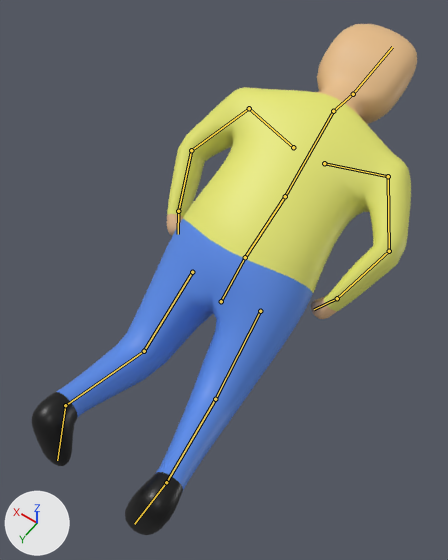
Renders of the Blender file Magical Mayhem/Assets/Graphics/Models/Wizard.blend from each side of a commit.
Both versions are drawn from a 50 mm lens placed at (-2.0, 1.28, 5.14), pointed at (0.11, -1.67, 0.5). Every picture has the same lights, and +X, +Y and +Z are marked at lower left. Both versions are drawn at frame 300 of the action 'All'; the numbers are the values there. The bones that bend it are drawn over the model as lines.

Names of what the first picture shows: 'Body Mesh'.
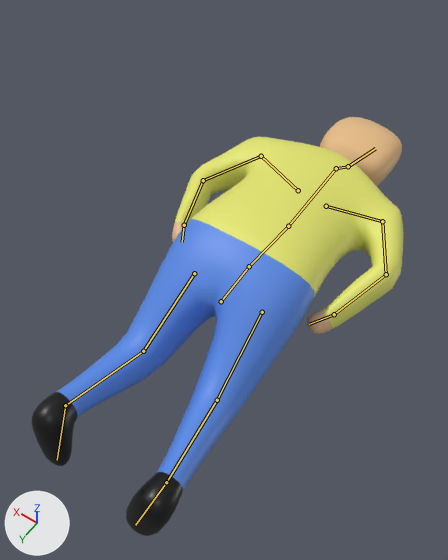
What differs and where, as boxes [x1, y1, x2, y2] in the pictures (448 x 560 px):
'Body Mesh', posed (18% shorter)
    before: [32, 24, 417, 535]
    after: [32, 117, 403, 536]
bone 'Hip', root to tip
    before: (221, 301) to (245, 257)
    after: (221, 301) to (249, 266)

The change, as a list of edits to the scene's bpy script:
```text
Change bone_hip:
    where bone_hip = bpy.data.objects['Armature'].pose.bones['Hip']  # child of 'Main'
    bone_hip.rotation_quaternion: (0.913, 0.407, 0.0, 0.0) -> (0.79, 0.614, 0.0, 0.0)  # degrees (48, 0, 0) -> degrees (76, 0, 0)
```
